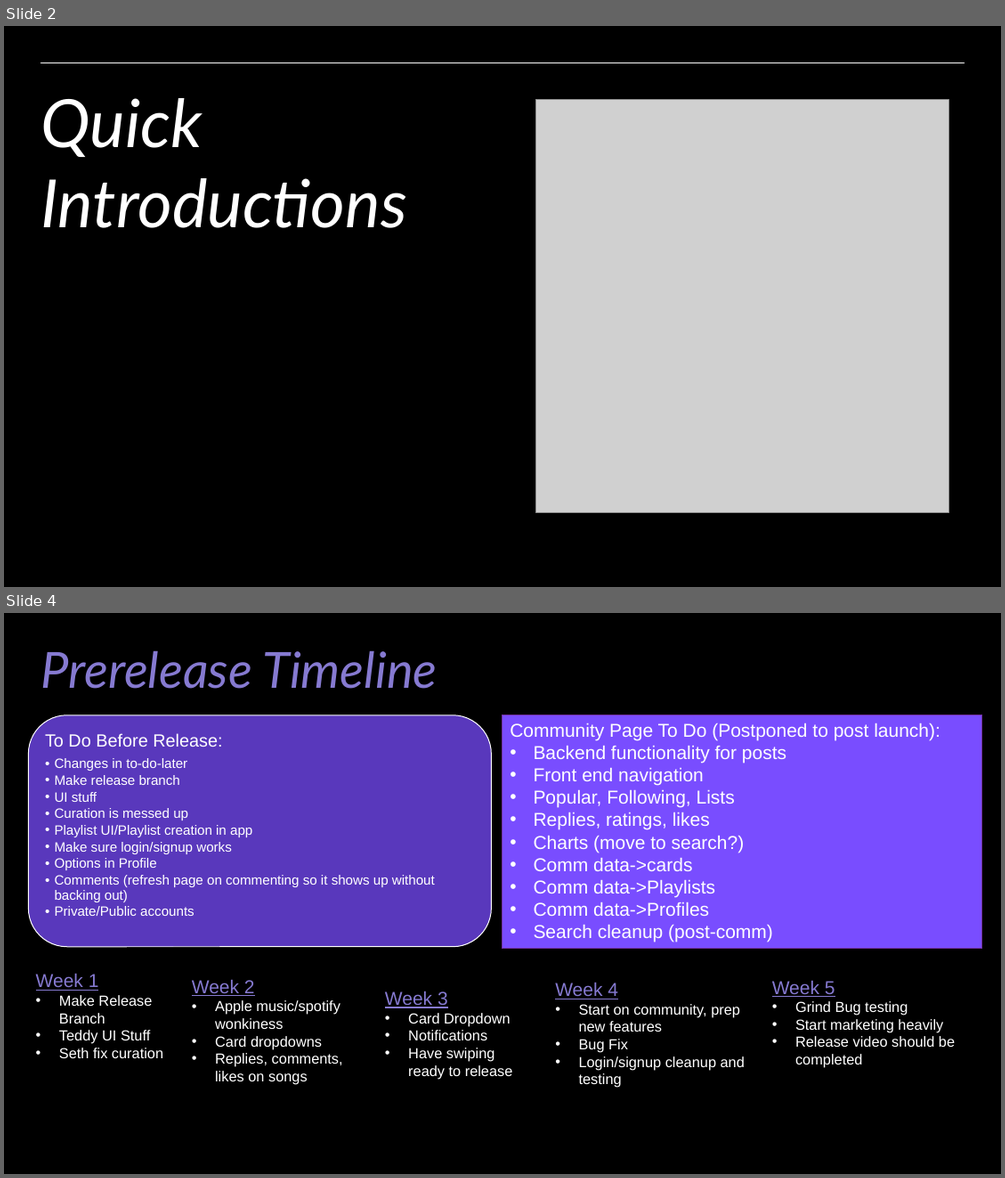
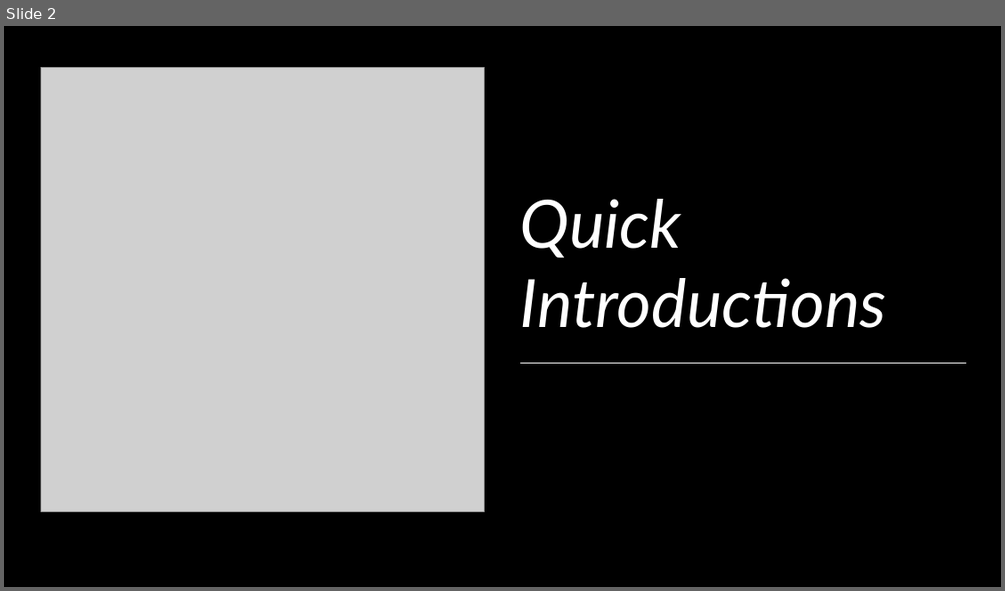
Before and after one commit to NickKasten/Kasmajonesattoni, a slide deck: Datathon_Presentation.pptx. Shown one above the other, each under a label of ours: slides 2 and 4 before the commit, slide 2 after it; the slides between them are not shown. The pictures are 1005x1178 and 1005x591 pixels, drawn with LibreOffice and Linux fonts; fonts in the diff are those of the drawing; grey boxes stand for pictures. Boxes give left, top, right and bottom in pixels: in the first picture for what was removed or moved away, otherwise in the second. Text is boxed around its words. In the diff, an @@ line names an element or a change of style, - is before the commit and + after.

```diff
--- a/Datathon_Presentation.pptx
+++ b/Datathon_Presentation.pptx
@@ slide 4 removed at [4,613,1001,1174], background #000000 @@
@@ title removed at [40,650,437,689] @@
-Prerelease Timeline
@@ rounded rectangle removed at [29,715,492,948] @@
@@ rectangle removed at [502,714,982,949] @@
-Community Page To Do (Postponed to post launch):
-• Backend functionality for posts
-• Front end navigation
-• Popular, Following, Lists
-• Replies, ratings, likes
-• Charts (move to search?)
-• Comm data->cards
-• Comm data->Playlists
-• Comm data->Profiles
-• Search cleanup (post-comm)
@@ text removed at [45,733,435,916] @@
-To Do Before Release:
-  • Changes in to-do-later
-  • Make release branch
-  • UI stuff
-  • Curation is messed up
-  • Playlist UI/Playlist creation in app
-  • Make sure login/signup works
-  • Options in Profile
-  • Comments (refresh page on commenting so it shows up without backing out)
-  • Private/Public accounts
@@ text removed at [36,973,163,1058] @@
-Week 1
-• Make Release Branch
-• Teddy UI Stuff
-• Seth fix curation
@@ text removed at [192,979,343,1085] @@
-Week 2
-• Apple music/spotify wonkiness
-• Card dropdowns
-• Replies, comments, likes on songs
@@ text removed at [555,981,744,1087] @@
-Week 4
-• Start on community, prep new features
-• Bug Fix
-• Login/signup cleanup and testing
@@ text removed at [772,980,955,1068] @@
-Week 5
-• Grind Bug testing
-• Start marketing heavily
-• Release video should be completed
@@ text removed at [385,990,513,1078] @@
-Week 3
-• Card Dropdown
-• Notifications
-• Have swiping ready to release
@@ slide 2 changed as well @@
@@ picture: place and size @@
-picture at [535,99,948,512]
+picture at [40,68,484,511]
@@ line removed from (40, 62) to (964, 62) @@
@@ title "Quick Introductions": place and size @@
-title "Quick Introductions" at [40,98,407,228]
+title "Quick Introductions" at [520,199,887,328]
@@ line added from (521, 363) to (966, 363), #FFFFFF 0.5 pt @@
```
Also in this commit, not shown: 1 other slide changed, 8 slides added, 8 other slides removed.
